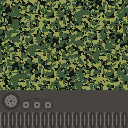
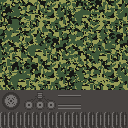
Layers edited between the first and the second 128x128 image:
painted on "Group 2" over box(7, 92, 81, 110)
